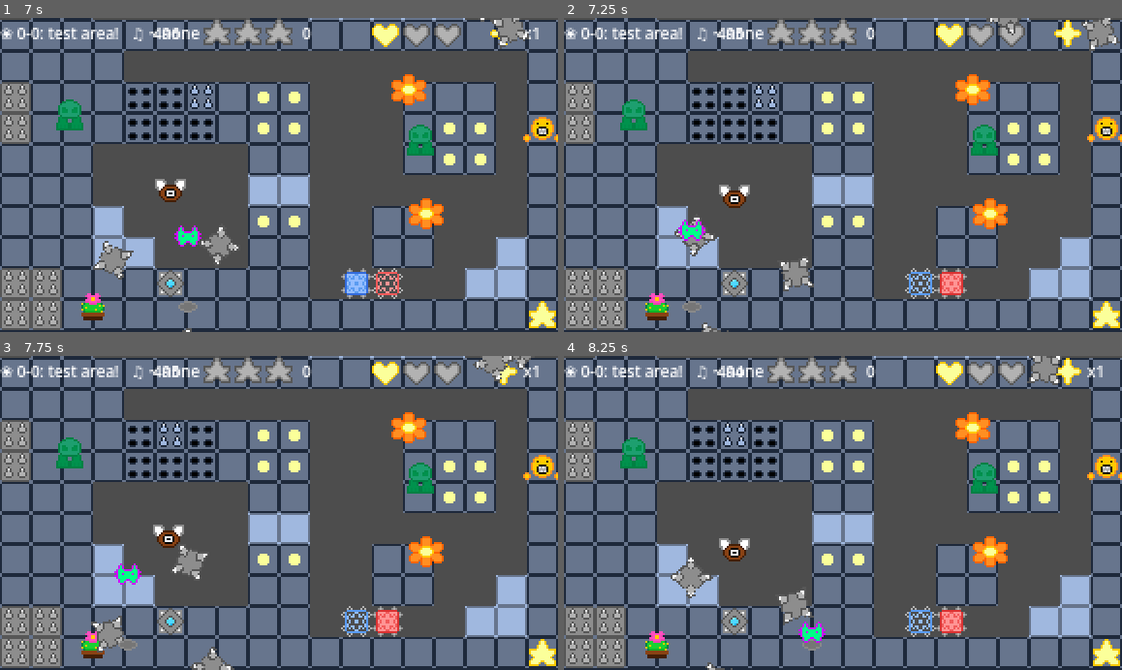
Above: before the commit, frames 1-4 (two rows, left to right).
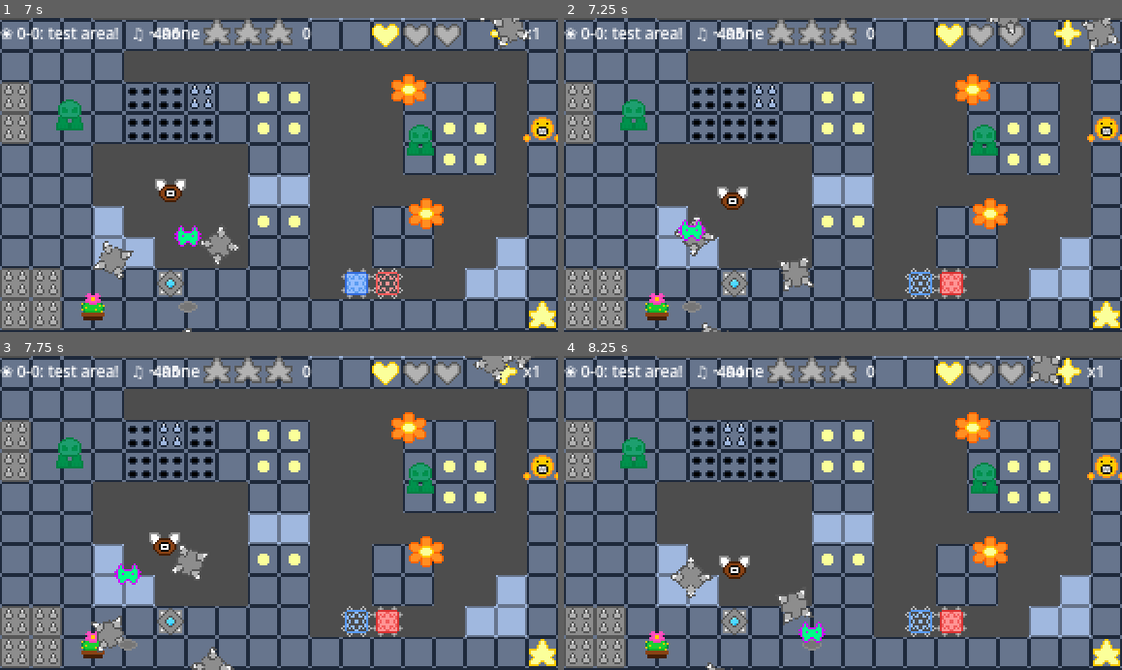
Above: after the commit, the same moments.

Repository: glaceonicc/boing-boing
Game: Godot game, scene res://levels/0-0.tscn
Two runs of this game, one before a commit and one after it. Both use one fixed random seed, a clock stepped at 60 frames per second and the inputs below. This scene is started directly instead of the project's main scene.
Inputs (mouse positions are in pixels of both pictures, inside the frame that each line leads up to):
- Up to frame 1 (7 s): tap Enter at 0.5 s; move the mouse to (401, 159) at 0.52 s; hold D (right) 0.53-2.03 s; tap Alt every 1.5 s from 0.6 to 6.6 s; click (401, 159) at 0.67 s; tap Space (jump) at 0.77, 1.52, 3.02, 3.77, 4.52, 6.02, 6.77 s; move the mouse to (167, 190) at 1.27 s; tap Shift every 1.5 s from 1.35 to 5.85 s; move the mouse to (334, 105) at 2.02 s; hold A (left) 2.03-2.78 s; move the mouse to (251, 237) at 2.77 s; hold D (right) 2.78-4.28 s; click (251, 237) at 2.92 s; move the mouse to (446, 222) at 3.52 s; move the mouse to (111, 127) at 4.27 s; hold A (left) 4.28-5.03 s; move the mouse to (306, 175) at 5.02 s; hold D (right) 5.03-5.78 s; click (306, 175) at 5.17 s; move the mouse to (195, 96) at 5.77 s; hold A (left) from 5.78 s (still down); move the mouse to (401, 159) at 6.52 s
- Up to frame 2 (7.25 s): keep holding A (left)
- Up to frame 3 (7.75 s): move the mouse to (167, 528) at 7.27 s; release A (left) at 7.28 s; hold D (right) from 7.28 s (still down); tap Shift at 7.35 s; click (167, 528) at 7.42 s; tap Space (jump) at 7.52 s
- Up to frame 4 (8.25 s): keep holding D (right); move the mouse to (898, 443) at 8.02 s; tap Alt at 8.1 s

Frame 1 is identical in both runs. In frame 2, 0.3% of the frame differs, in the area x 27-34%, y 53-62%; in frame 3, 0.4%; in frame 4, 0.6%, in the area x 27-34%, y 58-71%.

Commit message:
0.1v-pre6 "summary"
- the level complete screen now kind of shows you how many points you got.

yeah

Diff:
--- a/scripts/checkpoint.gd
+++ b/scripts/checkpoint.gd
@@ -16,6 +16,12 @@
 		gl.Cstar1 = gl.star1
 		gl.Cstar2 = gl.star2
 		gl.Cstar3 = gl.star3
-		gl.Cpoints = gl.points
+
+		gl.Cepoints = gl.epoints
+		gl.Cbepoints = gl.bepoints
+		gl.Ccpoints = gl.cpoints
+		gl.Cbcpoints = gl.bcpoints
+		gl.Cspoints = gl.spoints
+
 		gl.Cbegone += gl.begone
 		gl.begone.clear()
--- a/scripts/collectable.gd
+++ b/scripts/collectable.gd
@@ -10,25 +10,26 @@
 func _process(delta: float) -> void:
 	if gl.play_elevation < 15 and inside == true and gl.play_elevation >= 0 and collected == false:
 		if type == 1:
-			gl.points += 100
+			gl.cpoints += 100
 		if type == 2:
 			if gl.hearts < 3:
 				gl.hearts += 1
-				gl.points += 100
+				gl.cpoints += 100
 			else:
-				gl.points += 1000
+				gl.cpoints += 100
+				gl.bcpoints += 1000
 		if type == 3:
 			gl.lives += 1
-			gl.points += 1000
+			gl.cpoints += 1000
 		if type == 4:
 			gl.star1 = true
-			gl.points += 1000
+			gl.spoints += 1000
 		if type == 5:
 			gl.star2 = true
-			gl.points += 1000
+			gl.spoints += 1000
 		if type == 6:
 			gl.star3 = true
-			gl.points += 1000
+			gl.spoints += 1000
 		if type == 7:
 			gl.time += 10
 		collected = true
--- a/scripts/fly.gd
+++ b/scripts/fly.gd
@@ -18,14 +18,14 @@
 			if sight == true:
 				# thank you godot forum for this solution
 				go_vector = gl.play_pos - position
-				linear_velocity = go_vector.normalized() * 1000 * delta
+				linear_velocity = go_vector.normalized() * 1500 * delta
 				# my previous script that went through walls for some reason
 			else:
 				linear_velocity = Vector2(0, 0)
 			if inside == true:
 				if gl.play_elevation > 5 and gl.play_elevation < 12:
 					gl.emit_signal("boing")
-					gl.points+= 100
+					gl.epoints+= 150
 					killed = true
 				elif 0 <= gl.play_elevation and gl.play_elevation < 5:
 					gl.emit_signal("kill")
--- a/scripts/gl.gd
+++ b/scripts/gl.gd
@@ -18,17 +18,36 @@
 var star1 = false
 var star2 = false
 var star3 = false
-var points = 0
+
+var points = 0 #all of the points below added together
+
+var epoints = 0 # points gained from killing enemies
+var bepoints = 0 # points gained from enemy kill combos
+var cpoints = 0 # points gained from collecting stuff
+var bcpoints = 0 # points gained from hearts on max health
+var spoints = 0 # points gained from stars
+
 var colorflicker
 var spikecycle
 var begone = [] # collected coins, defeated enemies
 var pause = false
 
+var a1 = 0 # the flowerbar and chromabar variables
+var a2 = 0
+var a3 = 0
+var a4 = 0
+
 #checkpoint save
 var Cstar1 = false
 var Cstar2 = false
 var Cstar3 = false
-var Cpoints = 0
+
+var Cepoints = 0
+var Cbepoints = 0
+var Ccpoints = 0
+var Cbcpoints = 0
+var Cspoints = 0
+
 var Cbegone = [] # collected coins, defeated emenies (saved in checkpoint edition)
 
 # level settings
--- a/scripts/leaf.gd
+++ b/scripts/leaf.gd
@@ -31,7 +31,7 @@
 			else:
 				vel_y -= gravity * delta
 			if elevation < -500:
-				gl.points +=100
+				gl.epoints +=250
 				killed = true
 			if elevation < 0:
 				$kill/hitbox.set_deferred("disabled", true)
--- a/scripts/player.gd
+++ b/scripts/player.gd
@@ -51,6 +51,11 @@
 	gl.BPM = BPM
 	gl.hearts = 3
 	gl.points = 0
+
+	gl.a1 = flowerbar1
+	gl.a2 = flowerbar2
+	gl.a3 = flowerbar3
+	gl.a4 = chromabar
 
 	gl.connect("kill", die)
 	gl.connect("boing", boing)
@@ -143,6 +148,7 @@
 		gl.spikecycle = cycle
 		gl.active = active
 		gl.lvlname = levelname #wtf
+		gl.points = gl.cpoints + gl.bcpoints + gl.epoints + gl.bepoints + gl.spoints
 		#print(str(elevation))
 
 
@@ -191,14 +197,24 @@
 			if gl.checkpointnew == false: # respawning without a checkpoint
 				position.x = checkpoint_x
 				position.y = checkpoint_y
-				gl.points = 0
 				gl.star1 = false
 				gl.star2 = false
 				gl.star3 = false
 				gl.time = time
+				gl.epoints = 0
+				gl.bepoints = 0
+				gl.cpoints = 0
+				gl.bcpoints = 0
+				gl.spoints = 0
 			else: # respawning from checkpoint
 				position = gl.checkpointxy
-				gl.points = gl.Cpoints
+
+				gl.epoints = gl.Cepoints
+				gl.bepoints = gl.Cbepoints
+				gl.cpoints = gl.Ccpoints
+				gl.bcpoints = gl.Cbcpoints
+				gl.spoints = gl.Cspoints
+
 				gl.star1 = gl.Cstar1
 				gl.star2 = gl.Cstar2
 				gl.star3 = gl.Cstar3
--- a/scripts/sen.gd
+++ b/scripts/sen.gd
@@ -39,7 +39,7 @@
 			if inside == true:
 				if gl.play_elevation > 5 and gl.play_elevation < 12 and mecha == false:
 					gl.emit_signal("boing")
-					gl.points+= 250
+					gl.epoints+= 200
 					killed = true
 				elif 0 <= gl.play_elevation and gl.play_elevation < 5:
 					gl.emit_signal("kill")
--- a/scripts/thewalking.gd
+++ b/scripts/thewalking.gd
@@ -32,7 +32,7 @@
 				if inside == true:
 					if gl.play_elevation > 5 and gl.play_elevation < 12:
 						gl.emit_signal("boing")
-						gl.points+= 100
+						gl.epoints+= 100
 						killed = true
 					elif 0 <= gl.play_elevation and gl.play_elevation < 5:
 						gl.emit_signal("kill")
--- a/scripts/winscreen.gd
+++ b/scripts/winscreen.gd
@@ -8,7 +8,20 @@
 	await tween.finished
 	$complete.visible = true
 
+	$levelname.text = gl.lvlname
 
+	$c.text = "collectables collected: "+str(gl.cpoints)
+	$cbonus.text ="bonus: "+str(gl.bcpoints)
+	$e.text = "enemies defeated: "+str(gl.epoints)
+	$ebonus.text = "combo bonus: "+str(gl.bepoints)
+	$t.text = "time bonus:"
+
+	$total.text = "total score: "+gl.points
+
+	$gpoints1.text = str(gl.a1)
+	$gpoints2.text = str(gl.a2)
+	$gpoints3.text = str(gl.a3)
+	$cpoints.text = str(gl.a4)
 
 # Called every frame. 'delta' is the elapsed time since the previous frame.
 func _process(delta: float) -> void:
--- a/scripts/yorb.gd
+++ b/scripts/yorb.gd
@@ -30,7 +30,7 @@
 			if inside == true:
 				if gl.play_elevation > 5 and gl.play_elevation < 12:
 					gl.emit_signal("boing")
-					gl.points+= 250
+					gl.epoints+= 250
 					killed = true
 				elif 0 <= gl.play_elevation and gl.play_elevation < 5:
 					gl.emit_signal("kill")
--- a/winscreen.tscn
+++ b/winscreen.tscn
@@ -200,16 +200,7 @@
 text = "total score:"
 label_settings = SubResource("LabelSettings_yf5fn")
 
-[node name="total2" type="Label" parent="." unique_id=100159763]
-process_mode = 3
-offset_left = 89.0
-offset_top = 142.0
-offset_right = 208.0
-offset_bottom = 156.0
-text = "press space to continue"
-label_settings = SubResource("LabelSettings_yf5fn")
-
-[node name="total3" type="Label" parent="." unique_id=2113574396]
+[node name="pressspace" type="Label" parent="." unique_id=100159763]
 process_mode = 3
 offset_left = 89.0
 offset_top = 142.0
